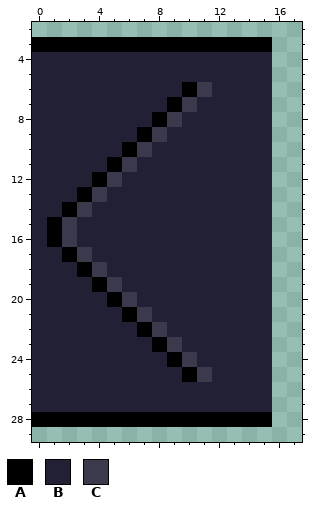
One commit to this pixel-art sprite: img/belts/out.png. Above, as it was before the edit.
The file is 32x32 pixels. Shown: x 0..17, y 2..29.
Palette (. is transparent): A #000000  B #222034  C #3b394c
Pixels before, first column x 0:
 3 AAAAAAAAAAAAAAAA
 4 BBBBBBBBBBBBBBBB
 5 BBBBBBBBBBBBBBBB
 6 BBBBBBBBBBACBBBB
 7 BBBBBBBBBACBBBBB
 8 BBBBBBBBACBBBBBB
 9 BBBBBBBACBBBBBBB
10 BBBBBBACBBBBBBBB
11 BBBBBACBBBBBBBBB
12 BBBBACBBBBBBBBBB
13 BBBACBBBBBBBBBBB
14 BBACBBBBBBBBBBBB
15 BACBBBBBBBBBBBBB
16 BACBBBBBBBBBBBBB
17 BBACBBBBBBBBBBBB
18 BBBACBBBBBBBBBBB
19 BBBBACBBBBBBBBBB
20 BBBBBACBBBBBBBBB
21 BBBBBBACBBBBBBBB
22 BBBBBBBACBBBBBBB
23 BBBBBBBBACBBBBBB
24 BBBBBBBBBACBBBBB
25 BBBBBBBBBBACBBBB
26 BBBBBBBBBBBBBBBB
27 BBBBBBBBBBBBBBBB
28 AAAAAAAAAAAAAAAA
After the commit:
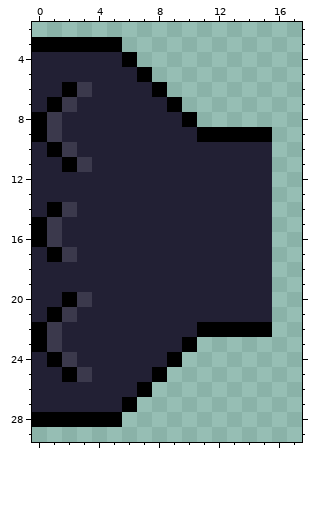
The exact change:
Colour B gives way to colour A in row 4 at x 6; in row 5 at x 7; in row 6 at x 2 and 8; in row 7 at x 1; in row 8 at x 0 and 10; in row 9 at x 0 and 11 to 15.
Colour B gives way to colour A in row 10 at x 1; in row 11 at x 2; in row 14 at x 1; in rows 15 to 16 at x 0; in row 17 at x 1; in row 20 at x 2.
Colour B gives way to colour A in row 21 at x 1; in row 22 at x 0 and 11 to 15; in row 23 at x 0 and 10; in row 24 at x 1; in row 25 at x 2 and 8; in row 26 at x 7.
Colour B gives way to colour A in row 27 at x 6.
Colour A gives way to colour B in row 8 at x 8; in row 9 at x 7; in row 10 at x 6; in row 11 at x 5; in row 12 at x 4; in row 13 at x 3.
Colour A gives way to colour B in row 18 at x 3; in row 19 at x 4; in row 20 at x 5; in row 21 at x 6; in row 22 at x 7; in row 23 at x 8.
Colour C gives way to colour B in row 8 at x 9; in row 9 at x 8; in row 10 at x 7; in row 11 at x 6; in row 12 at x 5; in row 13 at x 4.
Colour C gives way to colour B in row 14 at x 3; in rows 15 to 16 at x 2; in row 17 at x 3; in row 18 at x 4; in row 19 at x 5; in row 20 at x 6.
Colour C gives way to colour B in row 21 at x 7; in row 22 at x 8; in row 23 at x 9.
Colour A gives way to colour C in row 14 at x 2; in rows 15 to 16 at x 1; in row 17 at x 2.
Colour B gives way to colour C in row 6 at x 3; in row 7 at x 2; in rows 8 to 9 at x 1; in row 10 at x 2; in row 11 at x 3; in row 20 at x 3.
Colour B gives way to colour C in row 21 at x 2; in rows 22 to 23 at x 1; in row 24 at x 2; in row 25 at x 3.
The edit erases colour A in row 3 at x 6 to 15; in row 6 at x 10; in row 25 at x 10; in row 28 at x 6 to 15.
The edit erases colour B in row 4 at x 7 to 15; in row 5 at x 8 to 15; in row 6 at x 9 and 12 to 15; in rows 7 to 8 at x 11 to 15; in rows 23 to 24 at x 11 to 15; in row 25 at x 9 and 12 to 15.
The edit erases colour B in row 26 at x 8 to 15; in row 27 at x 7 to 15.
The edit erases colour C in row 6 at x 11; in row 7 at x 10; in row 24 at x 10; in row 25 at x 11.
Boxes around the changes in both pictures, in picture pixels (x1, y1, x2, y2):
changed: (32, 37, 272, 427)
